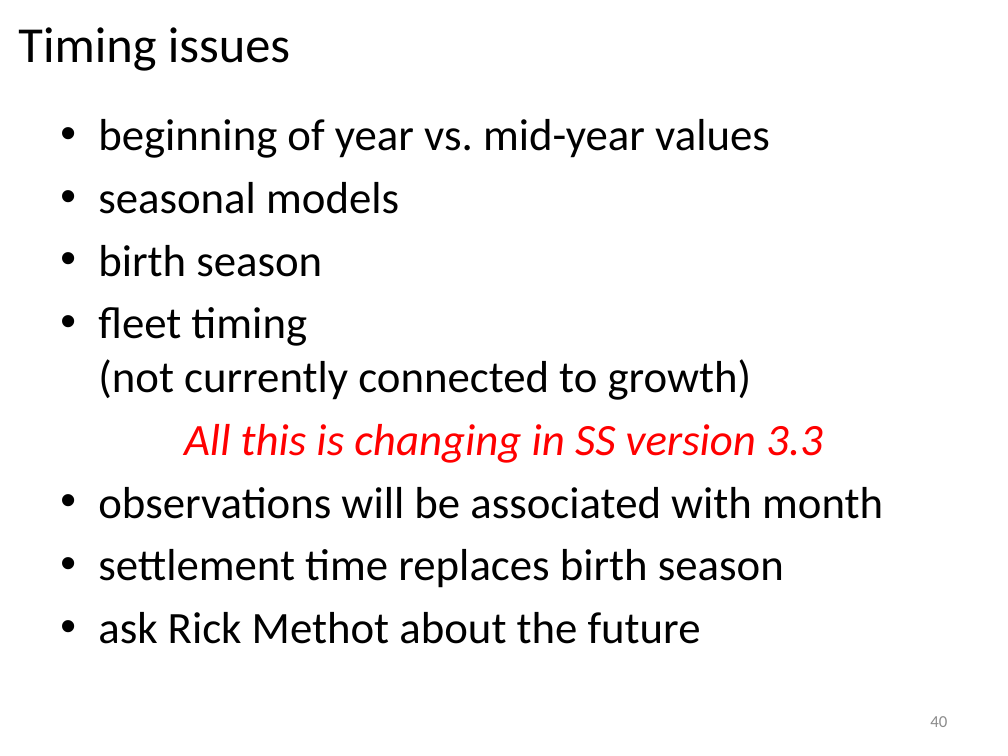
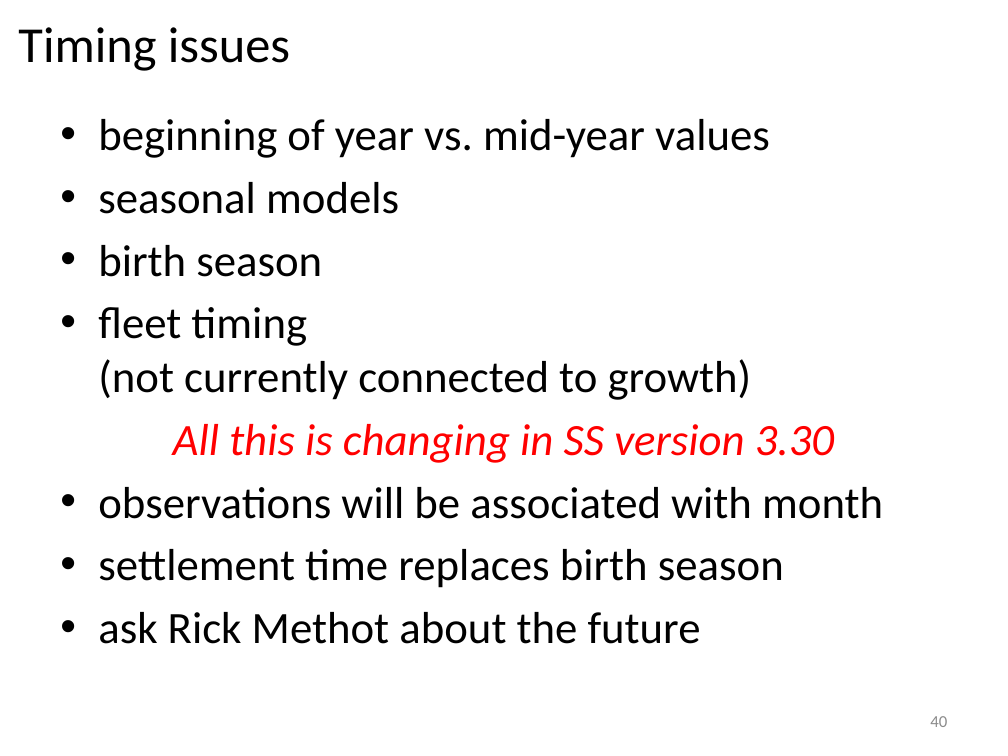
Before and after one commit to iantaylor-NOAA/SSgrowth, a slide deck: slide 40 of Modeling growth in SS.pptx. Drawn at 1008x756 pixels with LibreOffice and Linux fonts; fonts in the diff are those of the drawing. Boxes give left, top, right and bottom in pixels: in the first picture for what was removed or moved away, otherwise in the second. Text is boxed around its words. In the diff, an @@ line names an element or a change of style, - is before the commit and + after.

```diff
--- a/Modeling growth in SS.pptx
+++ b/Modeling growth in SS.pptx
@@ text at bbox=[173, 424, 834, 463]: text changed @@
-All this is changing in SS version 3.3
+All this is changing in SS version 3.30
```
Also in this commit, not shown: 2 other slides changed.
